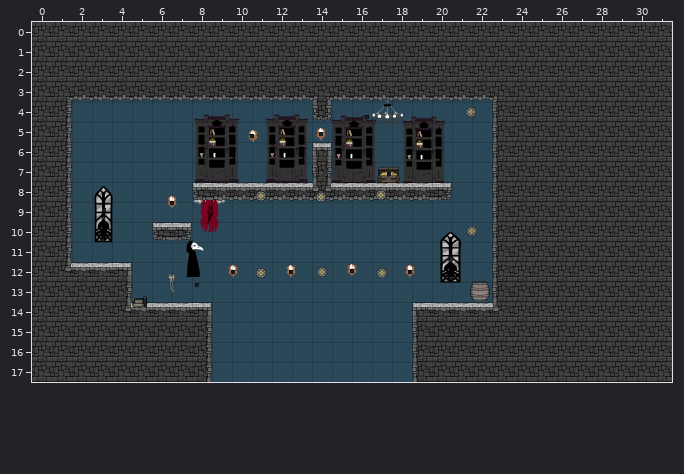
Tiled map (JSON) -- Physics/Physics/assets/advanced_movement.tmj. Above: the version before the commit.
Cells are 300x300 px. Shown: x 0..31, y 0..17.
After the commit:
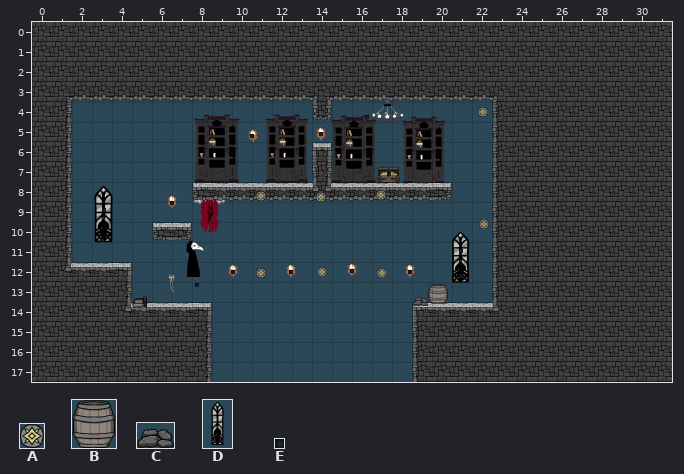
Key: from "GameObjects": A 0 "chainEnd", B 1 "burnable", C 25 "qb3"; from "backgroundAssets": D 4 "window", E 10 "light".
Objects are placed by their top-left corner, in cells (3,4 is the top-left corner of cell 3,4); size is 1x1 cell unless given.
Edits made:
Layer "Background":
changed: D "window" at 19.7,10.4 size 2.4x2.8 -> D "window" at 20.4,10.4 size 2x2.8
Layer "Entities":
changed: A "1" at 21.7,4.3 size 0.5x0.5 -> A "1" at 22.3,4.3 size 0.5x0.5
changed: A "2" at 21.8,10.2 size 0.5x0.5 -> A "2" at 22.4,9.8 size 0.5x0.5
changed: B "barrel" at 21.9,13 -> B "barrel" at 19.8,13.1
added: C "qb3" at 19.1,13.7 size 0.8x0.5
Layer "Action Entities":
changed: E "light" at 20.9,11.7 size 0.2x0.2 -> E "light" at 21.3,11.4 size 0.2x0.2
changed: E "light" at 20.9,12.7 size 0.2x0.2 -> E "light" at 21.4,12.6 size 0.2x0.2
